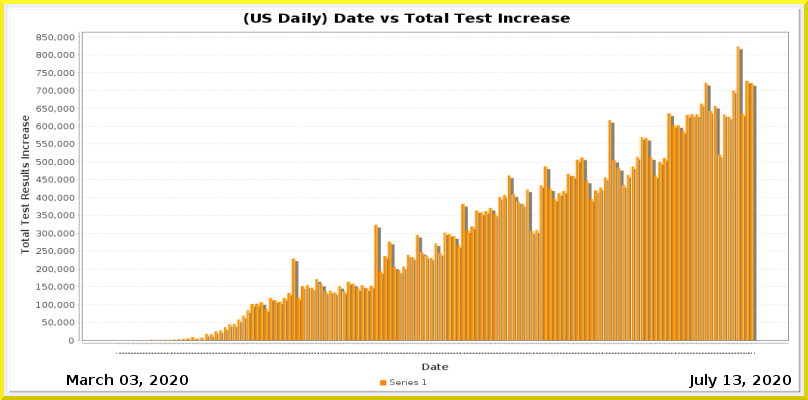
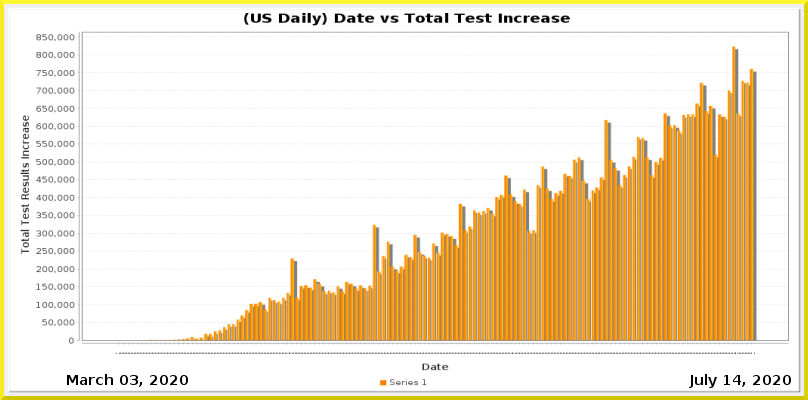
Two versions of the same layered image (808x400). Layer-by-layer changes:
painted on "Current Date" over [733, 375, 741, 385]
painted on "Date_vs_TestIncrease.png" over [132, 46, 757, 354]
